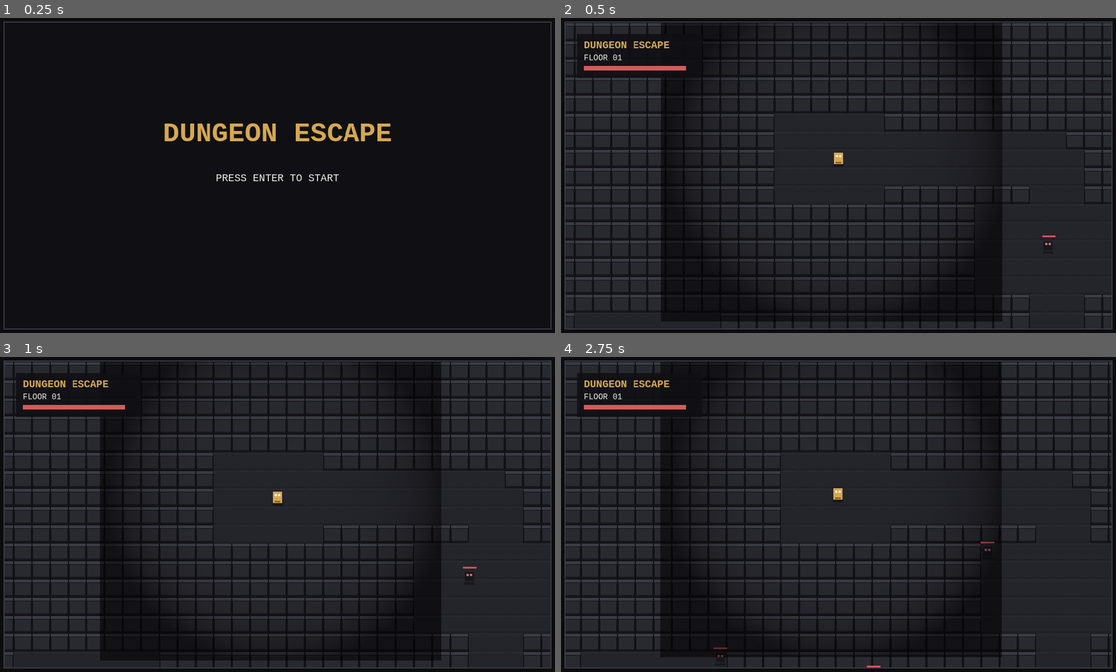
Above: before the commit, frames 1-4 (two rows, left to right).
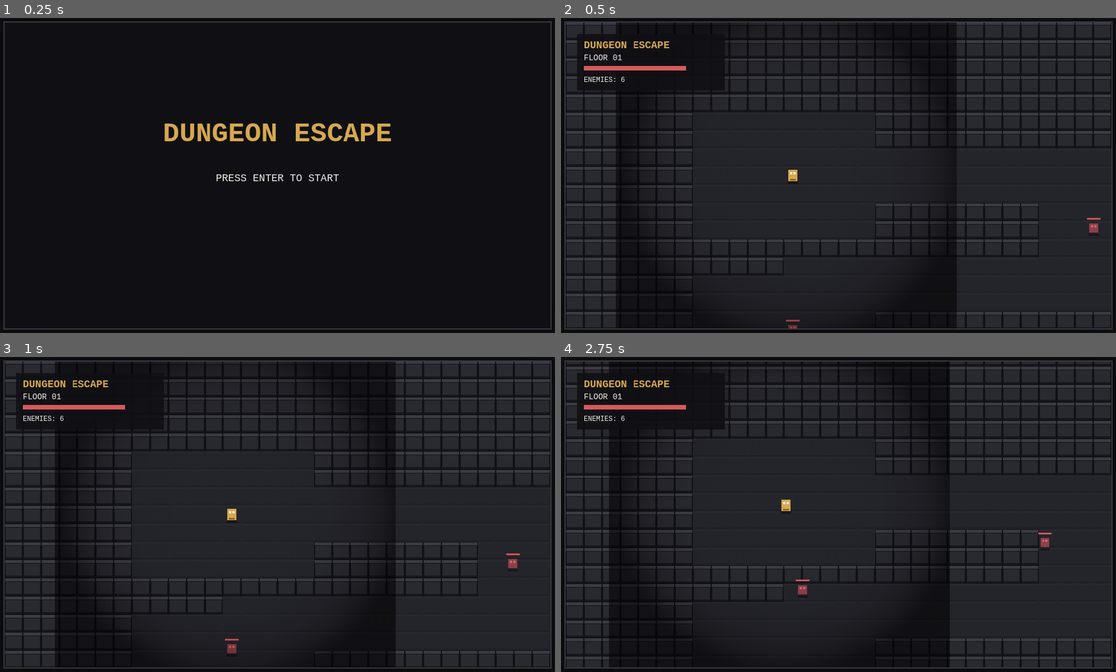
Above: after the commit, the same moments.

Repository: Rerry21/dungeon-escape
Game: browser game, page index.html
Two runs of this game, one before a commit and one after it. Both use one fixed random seed, a clock stepped at 60 frames per second and the inputs below.
Inputs:
- Up to frame 1 (0.25 s): no input
- Up to frame 2 (0.5 s): tap Enter at 0.27 s
- Up to frame 3 (1 s): no input
- Up to frame 4 (2.75 s): hold Right 1.03-1.53 s; tap Space every 0.5 s from 1.1 to 2.6 s; hold Down 1.58-1.85 s; hold Left 1.9-2.47 s; hold Up from 2.52 s (still down)

Frame 1 is identical in both runs. In frame 2, 18% of the frame differs, in the area x 0-100%, y 1-99%; in frame 3, 18%; in frame 4, 20%.

Commit message:
add enemy death and exit progression

Diff:
--- a/js/core/Game.js
+++ b/js/core/Game.js
@@ -33,6 +33,7 @@
         );
 
         this.enemies = [];
+        this.exitUnlocked = false;
 
         this.camera = new Camera(
             GAME_CONFIG.WIDTH,
@@ -68,6 +69,8 @@
         );
 
         this.spawnEnemies();
+
+        this.exitUnlocked = false;
 
         this.camera.snapTo(
             this.player
@@ -149,6 +152,12 @@
                     enemy => !enemy.isDead()
                 );
 
+            if (
+                this.enemies.length === 0
+            ) {
+                this.exitUnlocked = true;
+            }
+
             this.camera.follow(
                 this.player,
                 deltaTime
@@ -163,6 +172,7 @@
             }
 
             if (
+                this.exitUnlocked &&
                 this.tileMap.isPlayerAtExit(
                     this.player
                 )
@@ -235,6 +245,12 @@
         }
 
         for (const enemy of this.enemies) {
+            if (
+                enemy.isDying()
+            ) {
+                continue;
+            }
+
             if (
                 this.intersects(
                     this.player,
@@ -296,10 +312,15 @@
     drawPlaying() {
         this.camera.apply(this.ctx);
 
-        this.tileMap.draw(this.ctx);
+        this.tileMap.draw(
+            this.ctx,
+            this.exitUnlocked
+        );
 
         for (const enemy of this.enemies) {
-            this.renderer.drawEnemy(enemy);
+            this.renderer.drawEnemy(
+                enemy
+            );
         }
 
         this.renderer.drawPlayer(
@@ -310,10 +331,14 @@
             this.player
         );
 
-        this.camera.reset(this.ctx);
+        this.camera.reset(
+            this.ctx
+        );
 
         this.renderer.drawHUD(
-            this.player
+            this.player,
+            this.enemies.length,
+            this.exitUnlocked
         );
     }
 }
--- a/js/entities/Enemy.js
+++ b/js/entities/Enemy.js
@@ -12,12 +12,22 @@
 
         this.hitCooldown = 0;
         this.hitFlashTimer = 0;
+
         this.knockbackTimer = 0;
         this.knockbackX = 0;
         this.knockbackY = 0;
+
+        this.deathTimer = 0;
+        this.deathDuration = 0.25;
+        this.dead = false;
     }
 
     update(deltaTime, player, tileMap) {
+        if (this.dead) {
+            this.deathTimer -= deltaTime;
+            return;
+        }
+
         if (this.hitCooldown > 0) {
             this.hitCooldown -= deltaTime;
         }
@@ -205,11 +215,15 @@
     }
 
     takeDamage(amount, attacker = null) {
-        if (this.hitCooldown > 0) {
+        if (
+            this.hitCooldown > 0 ||
+            this.dead
+        ) {
             return;
         }
 
         this.health -= amount;
+
         this.health = Math.max(
             0,
             this.health
@@ -221,6 +235,16 @@
         if (attacker) {
             this.applyKnockback(attacker);
         }
+
+        if (this.health <= 0) {
+            this.startDeath();
+        }
+    }
+
+    startDeath() {
+        this.dead = true;
+        this.deathTimer = this.deathDuration;
+        this.knockbackTimer = 0;
     }
 
     applyKnockback(attacker) {
@@ -276,6 +300,23 @@
     }
 
     isDead() {
-        return this.health <= 0;
+        return this.dead &&
+            this.deathTimer <= 0;
+    }
+
+    isDying() {
+        return this.dead;
+    }
+
+    getDeathProgress() {
+        if (!this.dead) {
+            return 0;
+        }
+
+        return Math.max(
+            0,
+            this.deathTimer /
+            this.deathDuration
+        );
     }
 }
--- a/js/rendering/Renderer.js
+++ b/js/rendering/Renderer.js
@@ -136,51 +136,92 @@
     }
 
     drawEnemy(enemy) {
-        const ctx = this.ctx;
-
-        const x = Math.floor(enemy.x);
-        const y = Math.floor(enemy.y);
-
-        ctx.fillStyle = "rgba(0, 0, 0, 0.35)";
-
-        ctx.fillRect(
-            x + 2,
-            y + enemy.height - 1,
-            enemy.width - 4,
-            4
-        );
-
-        if(enemy.isHitFlashing()){
-            ctx.fillStyle = "#f1eee6";
-        } else {
-            ctx.fillStyle = "8f3f48";
-        }
-
-        ctx.fillRect(
-            x + 3,
-            y + 3,
-            enemy.width - 6,
-            enemy.height - 6
-        );
-
-        ctx.fillStyle = "#c96a6a";
-
-        ctx.fillRect(
-            x + 6,
-            y + 6,
-            4,
-            4
-        );
-
-        ctx.fillRect(
-            x + enemy.width - 10,
-            y + 6,
-            4,
-            4
-        );
-
-        this.drawEnemyHealth(enemy);
-    }
+    const ctx = this.ctx;
+
+    const x = Math.floor(enemy.x);
+    const y = Math.floor(enemy.y);
+
+    if (enemy.isDying()) {
+        const progress =
+            enemy.getDeathProgress();
+
+        ctx.globalAlpha =
+            progress;
+
+        const scale =
+            0.5 +
+            progress * 0.5;
+
+        const width =
+            enemy.width * scale;
+
+        const height =
+            enemy.height * scale;
+
+        const offsetX =
+            (enemy.width - width) / 2;
+
+        const offsetY =
+            (enemy.height - height) / 2;
+
+        ctx.fillStyle = "#8f3f48";
+
+        ctx.fillRect(
+            x + offsetX,
+            y + offsetY,
+            width,
+            height
+        );
+
+        ctx.globalAlpha = 1;
+
+        return;
+    }
+
+    ctx.fillStyle =
+        "rgba(0, 0, 0, 0.35)";
+
+    ctx.fillRect(
+        x + 2,
+        y + enemy.height - 1,
+        enemy.width - 4,
+        4
+    );
+
+    if (enemy.isHitFlashing()) {
+        ctx.fillStyle =
+            "#f1eee6";
+    } else {
+        ctx.fillStyle =
+            "#8f3f48";
+    }
+
+    ctx.fillRect(
+        x + 3,
+        y + 3,
+        enemy.width - 6,
+        enemy.height - 6
+    );
+
+    ctx.fillStyle =
+        "#c96a6a";
+
+    ctx.fillRect(
+        x + 6,
+        y + 6,
+        4,
+        4
+    );
+
+    ctx.fillRect(
+        x + enemy.width - 10,
+        y + 6,
+        4,
+        4
+    );
+
+    this.drawEnemyHealth(enemy);
+}
 
     drawEnemyHealth(enemy) {
         const ctx = this.ctx;
@@ -273,66 +314,90 @@
         );
     }
 
-    drawHUD(player) {
-        const ctx = this.ctx;
-
-        ctx.fillStyle =
-            "rgba(16, 16, 20, 0.9)";
-
-        ctx.fillRect(
-            20,
-            20,
-            220,
-            78
-        );
-
-        ctx.fillStyle = "#d6a84f";
-
-        ctx.font =
-            "bold 18px monospace";
-
-        ctx.fillText(
-            "DUNGEON ESCAPE",
-            32,
-            45
-        );
-
-        ctx.fillStyle = "#f1eee6";
-
-        ctx.font =
-            "14px monospace";
-
-        ctx.fillText(
-            "FLOOR 01",
-            32,
-            66
-        );
-
-        const barX = 32;
-        const barY = 77;
-        const barWidth = 180;
-        const barHeight = 8;
-
-        ctx.fillStyle = "#111116";
-
-        ctx.fillRect(
-            barX,
-            barY,
-            barWidth,
-            barHeight
-        );
-
-        ctx.fillStyle = "#d65a5a";
-
-        ctx.fillRect(
-            barX,
-            barY,
-            barWidth *
-            (player.health /
-            player.maxHealth),
-            barHeight
-        );
-    }
+    drawHUD(
+    player,
+    enemiesRemaining = 0,
+    exitUnlocked = false
+) {
+    const ctx = this.ctx;
+
+    ctx.fillStyle =
+        "rgba(16, 16, 20, 0.9)";
+
+    ctx.fillRect(
+        20,
+        20,
+        260,
+        100
+    );
+
+    ctx.fillStyle =
+        "#d6a84f";
+
+    ctx.font =
+        "bold 18px monospace";
+
+    ctx.fillText(
+        "DUNGEON ESCAPE",
+        32,
+        45
+    );
+
+    ctx.fillStyle =
+        "#f1eee6";
+
+    ctx.font =
+        "14px monospace";
+
+    ctx.fillText(
+        "FLOOR 01",
+        32,
+        66
+    );
+
+    const barX = 32;
+    const barY = 77;
+    const barWidth = 180;
+    const barHeight = 8;
+
+    ctx.fillStyle =
+        "#111116";
+
+    ctx.fillRect(
+        barX,
+        barY,
+        barWidth,
+        barHeight
+    );
+
+    ctx.fillStyle =
+        "#d65a5a";
+
+    ctx.fillRect(
+        barX,
+        barY,
+        barWidth *
+        (player.health /
+        player.maxHealth),
+        barHeight
+    );
+
+    ctx.fillStyle =
+        exitUnlocked
+            ? "#4caf50"
+            : "#f1eee6";
+
+    ctx.font =
+        "12px monospace";
+
+    ctx.fillText(
+        exitUnlocked
+            ? "EXIT UNLOCKED"
+            : `ENEMIES: ${enemiesRemaining}`,
+        32,
+        105
+    );
+}
 
     drawMenu() {
         const ctx = this.ctx;
--- a/js/world/TileMap.js
+++ b/js/world/TileMap.js
@@ -19,8 +19,6 @@
         this.rooms = [];
         this.startRoom = null;
         this.exitRoom = null;
-
-        this.generate();
     }
 
     generate() {
@@ -29,7 +27,8 @@
             this.rows
         );
 
-        const dungeon = generator.generate();
+        const dungeon =
+            generator.generate();
 
         this.tiles = dungeon.tiles;
         this.rooms = dungeon.rooms;
@@ -168,19 +167,24 @@
     }
 
     isPlayerAtExit(player) {
-        const exit = this.getExitPoint();
+        const exit =
+            this.getExitPoint();
 
         const playerCenterX =
-            player.x + player.width / 2;
+            player.x +
+            player.width / 2;
 
         const playerCenterY =
-            player.y + player.height / 2;
+            player.y +
+            player.height / 2;
 
         const distanceX =
-            playerCenterX - exit.x;
+            playerCenterX -
+            exit.x;
 
         const distanceY =
-            playerCenterY - exit.y;
+            playerCenterY -
+            exit.y;
 
         const distance =
             Math.sqrt(
@@ -188,10 +192,11 @@
                 distanceY * distanceY
             );
 
-        return distance < this.tileSize * 0.8;
-    }
-
-    draw(ctx) {
+        return distance <
+            this.tileSize * 0.8;
+    }
+
+    draw(ctx, exitUnlocked = false) {
         for (
             let row = 0;
             row < this.rows;
@@ -228,20 +233,29 @@
             }
         }
 
-        this.drawExit(ctx);
-    }
-
-    drawExit(ctx) {
-        const exit = this.getExitPoint();
-        const size = this.tileSize;
+        this.drawExit(
+            ctx,
+            exitUnlocked
+        );
+    }
+
+    drawExit(ctx, unlocked) {
+        const exit =
+            this.getExitPoint();
+
+        const size =
+            this.tileSize;
 
         const x =
-            exit.x - size / 2;
+            exit.x -
+            size / 2;
 
         const y =
-            exit.y - size / 2;
-
-        ctx.fillStyle = "#181824";
+            exit.y -
+            size / 2;
+
+        ctx.fillStyle =
+            "#181824";
 
         ctx.fillRect(
             x + 4,
@@ -250,7 +264,10 @@
             size - 8
         );
 
-        ctx.fillStyle = "#7c4dff";
+        ctx.fillStyle =
+            unlocked
+                ? "#4caf50"
+                : "#7c4dff";
 
         ctx.fillRect(
             x + 8,
@@ -259,7 +276,10 @@
             size - 10
         );
 
-        ctx.fillStyle = "#b99aff";
+        ctx.fillStyle =
+            unlocked
+                ? "#b7ffbd"
+                : "#b99aff";
 
         ctx.fillRect(
             x + 11,
@@ -268,7 +288,8 @@
             size - 16
         );
 
-        ctx.fillStyle = "#ffffff";
+        ctx.fillStyle =
+            "#ffffff";
 
         ctx.fillRect(
             x + 14,
@@ -279,9 +300,11 @@
     }
 
     drawFloor(ctx, x, y) {
-        const size = this.tileSize;
-
-        ctx.fillStyle = "#24242b";
+        const size =
+            this.tileSize;
+
+        ctx.fillStyle =
+            "#24242b";
 
         ctx.fillRect(
             x,
@@ -290,7 +313,8 @@
             size
         );
 
-        ctx.fillStyle = "#292930";
+        ctx.fillStyle =
+            "#292930";
 
         ctx.fillRect(
             x + 1,
@@ -299,7 +323,8 @@
             2
         );
 
-        ctx.fillStyle = "#1e1e24";
+        ctx.fillStyle =
+            "#1e1e24";
 
         ctx.fillRect(
             x + 1,
@@ -310,9 +335,11 @@
     }
 
     drawWall(ctx, x, y) {
-        const size = this.tileSize;
-
-        ctx.fillStyle = "#111116";
+        const size =
+            this.tileSize;
+
+        ctx.fillStyle =
+            "#111116";
 
         ctx.fillRect(
             x,
@@ -321,7 +348,8 @@
             size
         );
 
-        ctx.fillStyle = "#3b3b44";
+        ctx.fillStyle =
+            "#3b3b44";
 
         ctx.fillRect(
             x + 1,
@@ -330,7 +358,8 @@
             5
         );
 
-        ctx.fillStyle = "#292930";
+        ctx.fillStyle =
+            "#292930";
 
         ctx.fillRect(
             x + 2,
@@ -339,7 +368,8 @@
             size - 9
         );
 
-        ctx.fillStyle = "#17171c";
+        ctx.fillStyle =
+            "#17171c";
 
         ctx.fillRect(
             x + 2,
